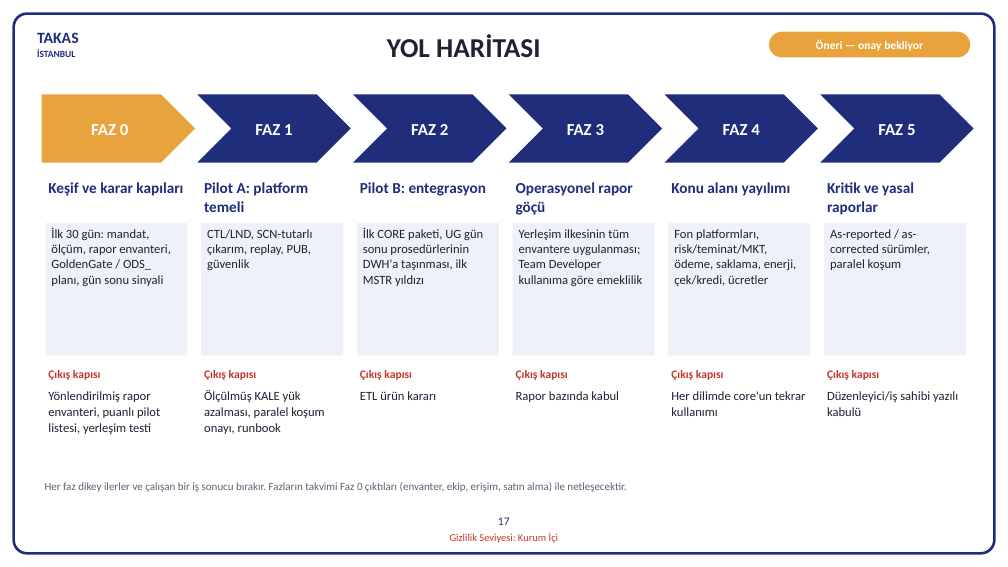
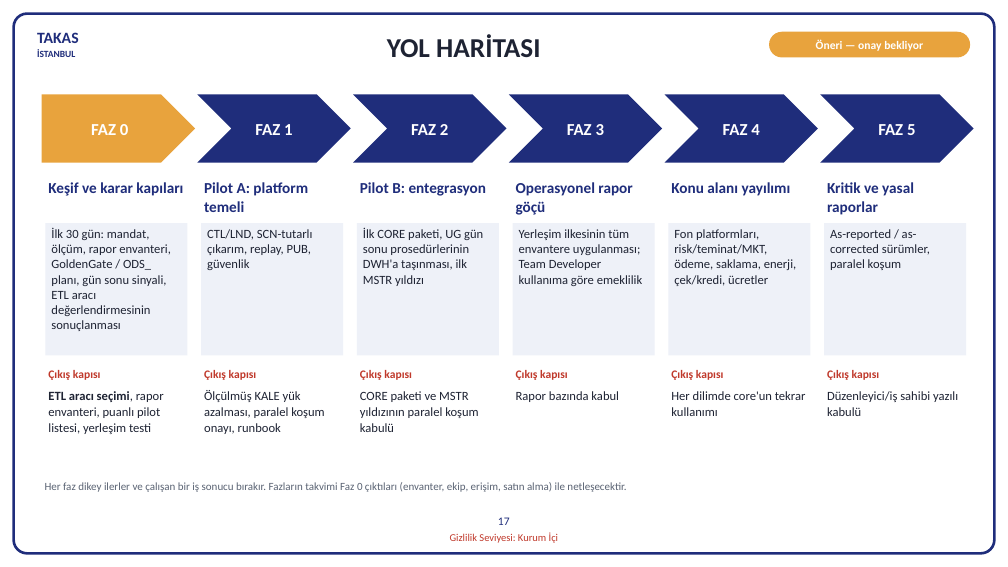
Before and after one commit to hanifidemirel0/Cursor-Projects, a slide deck: slide 17 of outputs/dwh-sunum-kasim-2026/5 - DWHSunum_Kasim2026.pptx. Drawn at 1008x567 pixels with LibreOffice and Linux fonts; fonts in the diff are those of the drawing. Boxes give left, top, right and bottom in pixels: in the first picture for what was removed or moved away, otherwise in the second. Text is boxed around its words. In the diff, an @@ line names an element or a change of style, - is before the commit and + after.

```diff
--- a/outputs/dwh-sunum-kasim-2026/5 - DWHSunum_Kasim2026.pptx
+++ b/outputs/dwh-sunum-kasim-2026/5 - DWHSunum_Kasim2026.pptx
@@ text in rectangle at bbox=[51, 228, 170, 331]: text changed @@
-İlk 30 gün: mandat, ölçüm, rapor envanteri, GoldenGate / ODS_ planı, gün sonu sinyali
+İlk 30 gün: mandat, ölçüm, rapor envanteri, GoldenGate / ODS_ planı, gün sonu sinyali, ETL aracı değerlendirmesinin sonuçlanması
@@ text at bbox=[48, 391, 164, 434]: text changed @@
-Yönlendirilmiş rapor envanteri, puanlı pilot listesi, yerleşim testi
+ETL aracı seçimi, rapor envanteri, puanlı pilot listesi, yerleşim testi
@@ text at bbox=[360, 391, 478, 432]: text changed @@
-ETL ürün kararı
+CORE paketi ve MSTR yıldızının paralel koşum kabulü
```
Also in this commit, not shown: 5 other slides changed, 5 other files.
